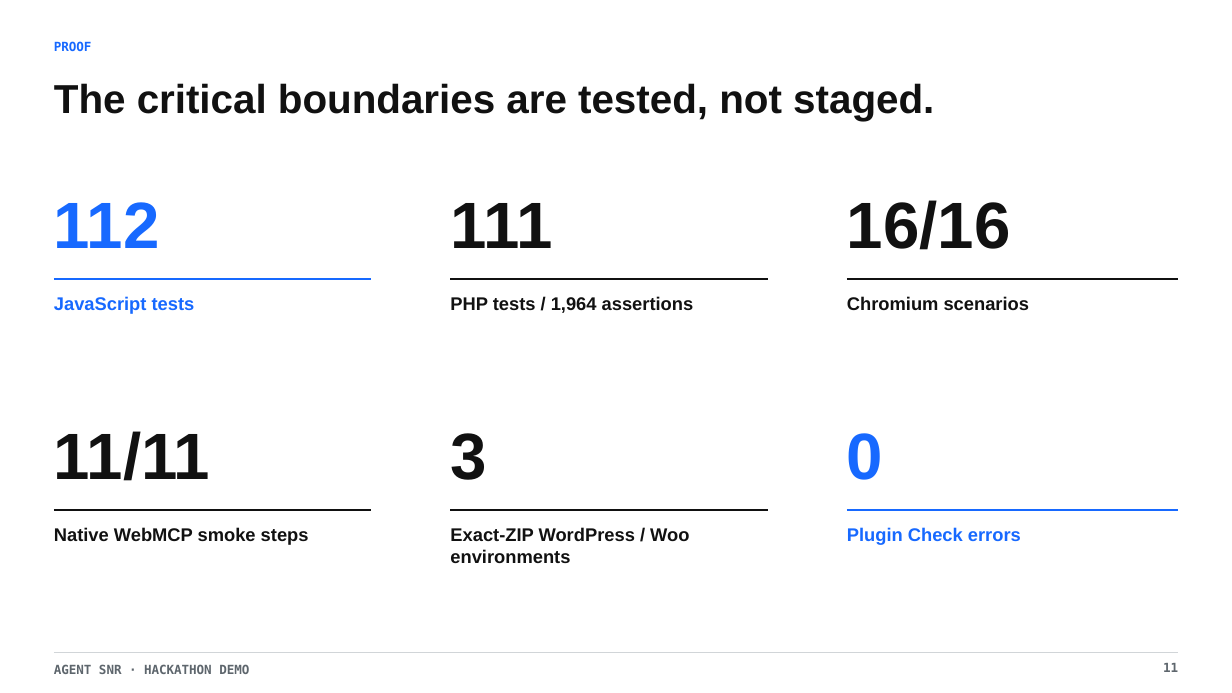
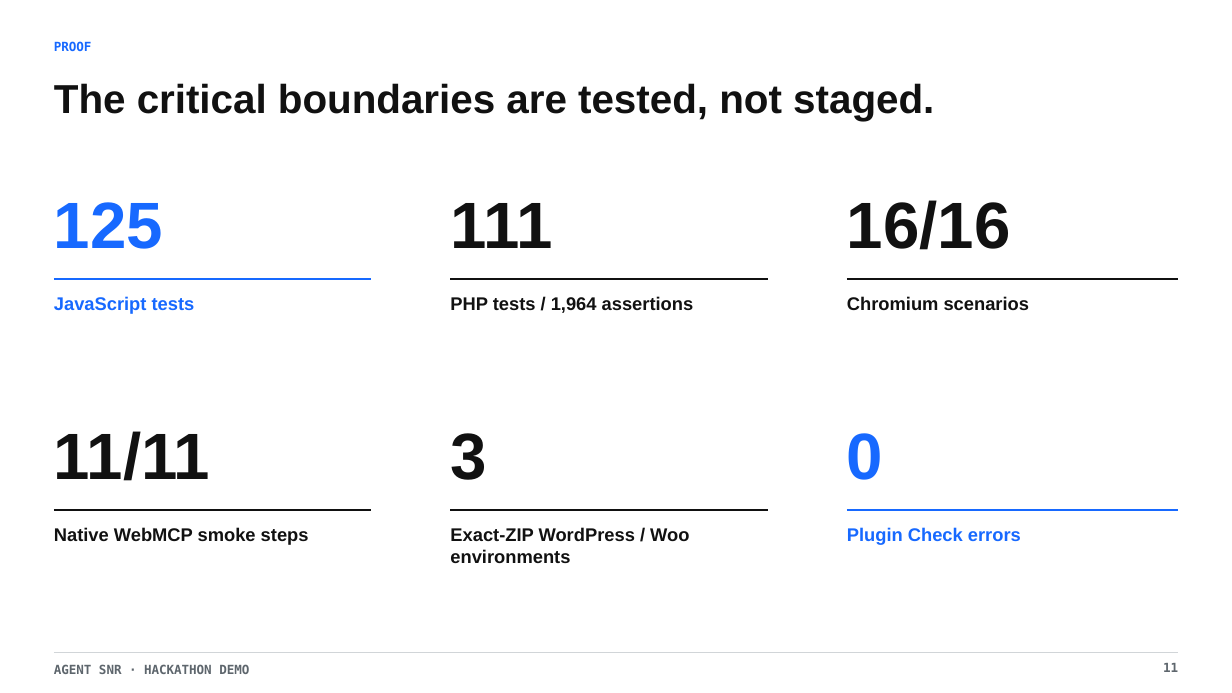
Before and after one commit to jiga/webmcp-agentSNR, a slide deck: slide 11 of submission/agent-snr-hackathon-demo.pptx. Drawn at 1232x693 pixels with LibreOffice and Linux fonts; fonts in the diff are those of the drawing. Boxes give left, top, right and bottom in pixels: in the first picture for what was removed or moved away, otherwise in the second. Text is boxed around its words. In the diff, an @@ line names an element or a change of style, - is before the commit and + after.

```diff
--- a/submission/agent-snr-hackathon-demo.pptx
+++ b/submission/agent-snr-hackathon-demo.pptx
@@ text at (54, 202, 163, 249): text changed @@
-112
+125
```
Also in this commit, not shown: 35 other files.
